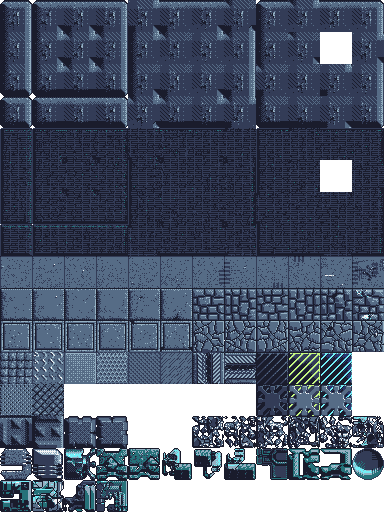
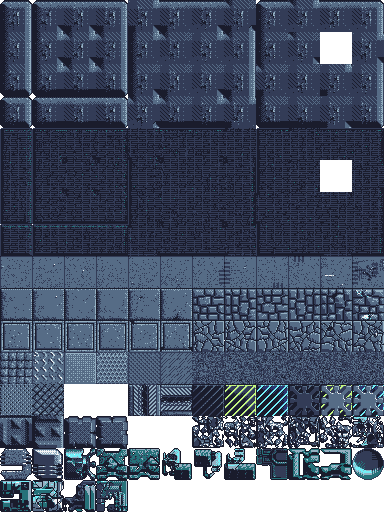
Layers edited between the first and the second 384 × 512 image:
painted on "tiles.png" over [128, 352, 384, 416]
